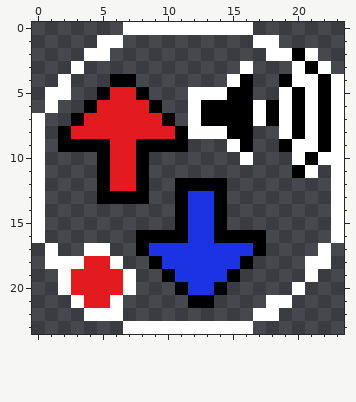
Edited in one commit: pixel-art file (Resources/controller.aseprite). The picture above was drawn from the file before the commit.
24x24 pixels, 1 frame.
And afterwards:
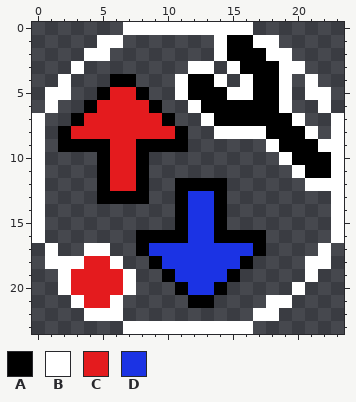
Palette (. is transparent): A #000000  B #ffffff  C #e41b1e  D #1b33e4
From old to new:
layer "Speaker" now hidden
layer "Wrench" added
@@ x 9..23 @@
  0 BBBBBBBB.......
- 1 ........BB.....
- 2 .........BBAB..
- 3 .......B...BAB.
- 4 ......BA..ABBAB
- 5 ...BBBAA..BABAB
- 6 A..BAAAABABABAB
- 7 CA.BAAAABABABAB
- 8 CCABBBAA..BABAB
- 9 AAA...BA..ABBAB
-10 .......B...BABB
-11 ...........AB.B
-12 ..AAAA........B
+ 1 .....BAABB.....
+ 2 .....BAAABB....
+ 3 ...BB.BAAABB...
+ 4 ..BAAB.BAAB.B..
+ 5 ..BAAABBAAB.BB.
+ 6 A..BAAAAAAB..B.
+ 7 CA..BAAAAAAB..B
+ 8 CCA..BBBBAAAB.B
+ 9 AAA......BAAABB
+10 ..........BAAAB
+11 ...........BAAB
+12 ..AAAA......BBB
 13 ..ADDA........B
Boxes around the changes in both pictures, in picture pixels (x1, y1, x2, y2):
changed: (175, 35, 344, 191)
